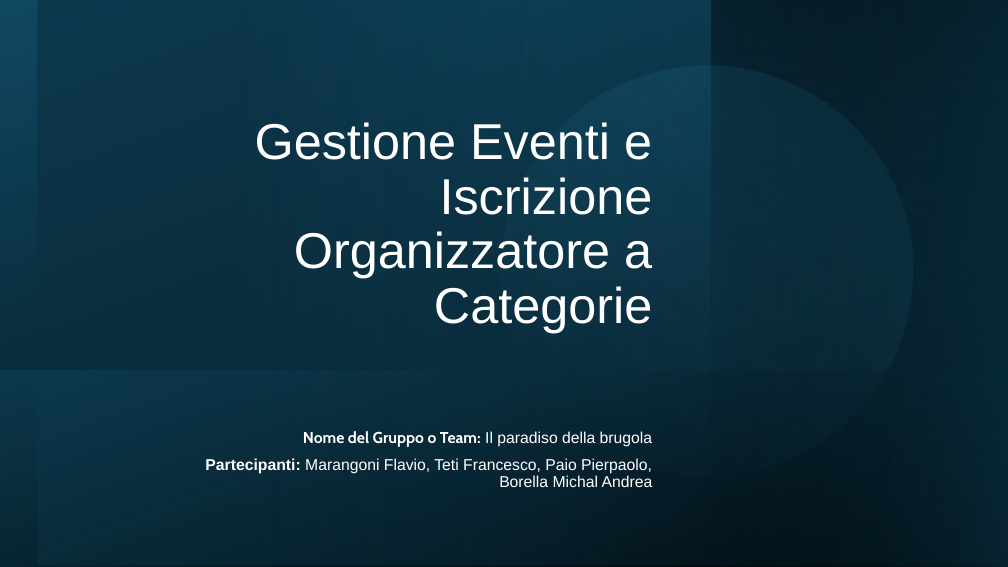
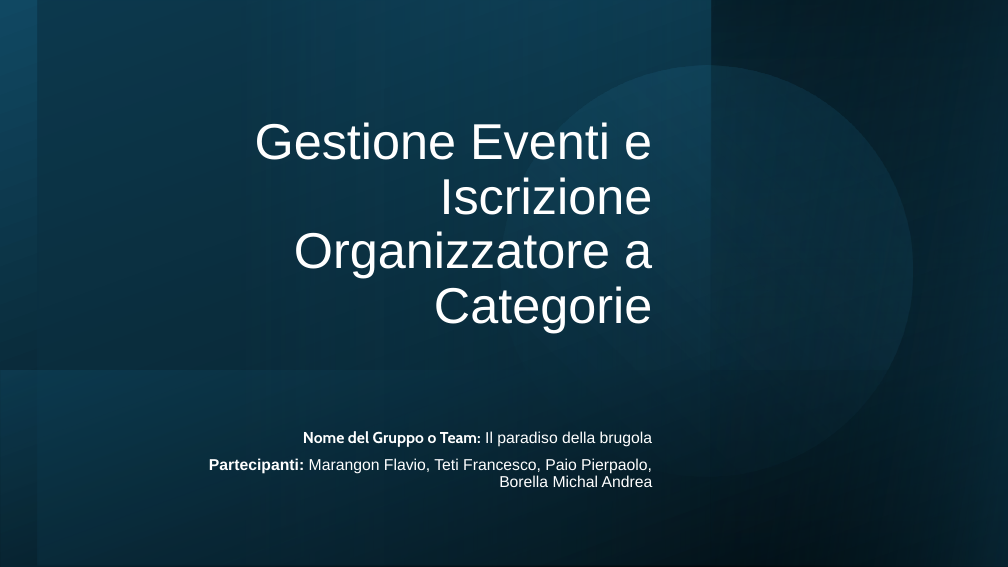
Before and after one commit to flaviom02/IngSW2024BE, a slide deck: slide 1 of relazione_esame/Relazione Ingegneria del Software.pptx. Drawn at 1008x567 pixels with LibreOffice and Linux fonts; fonts in the diff are those of the drawing. Boxes give left, top, right and bottom in pixels: in the first picture for what was removed or moved away, otherwise in the second. Text is boxed around its words. In the diff, an @@ line names an element or a change of style, - is before the commit and + after.

```diff
--- a/relazione_esame/Relazione Ingegneria del Software.pptx
+++ b/relazione_esame/Relazione Ingegneria del Software.pptx
@@ subtitle at (209,458,653,487): text changed @@
-Partecipanti: Marangoni Flavio, Teti Francesco, Paio Pierpaolo, Borella Michal Andrea
+Partecipanti: Marangon Flavio, Teti Francesco, Paio Pierpaolo, Borella Michal Andrea
```
Also in this commit, not shown: 2 other slides changed, 1 other file.
